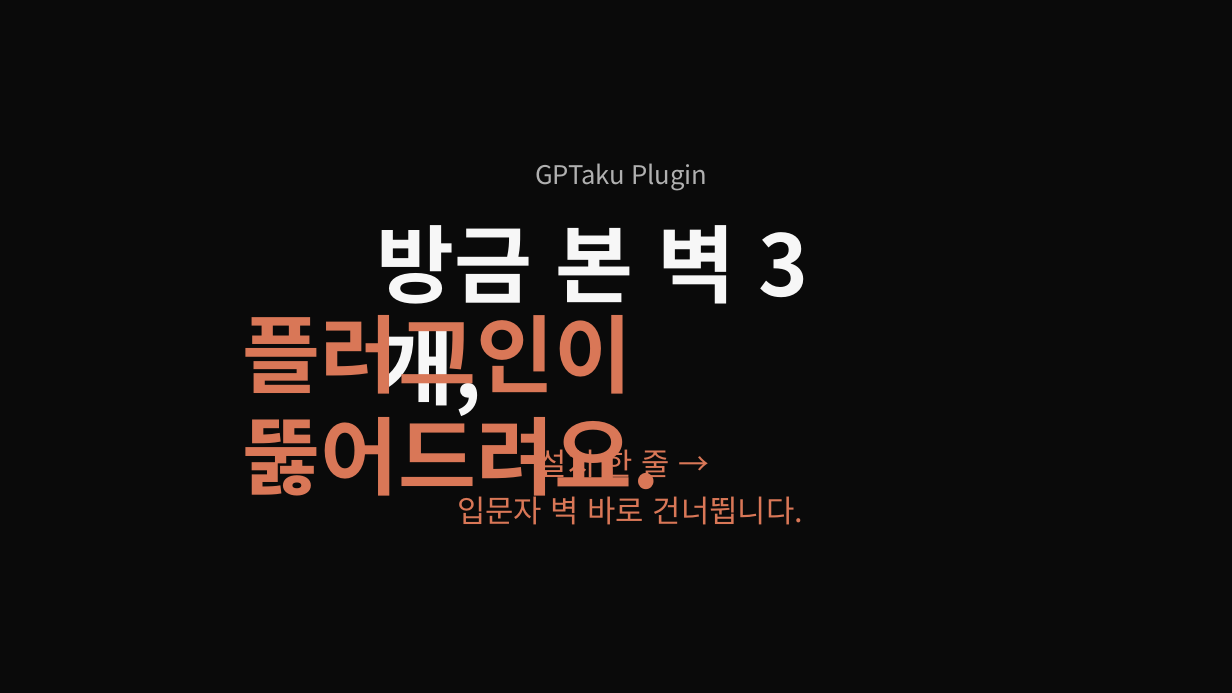
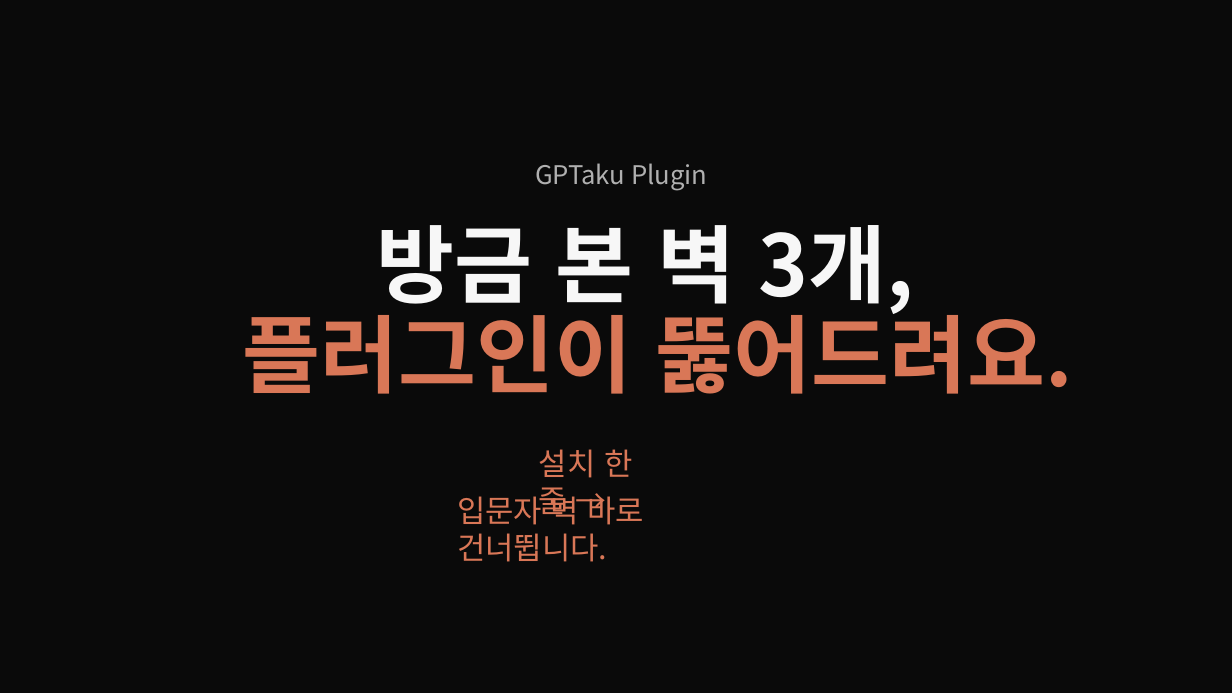
Before and after one commit to fivetaku/claude-code-skills-seminar, a slide deck: slide 11 of deck-editable.pptx. Drawn at 1232x693 pixels with LibreOffice and Linux fonts; fonts in the diff are those of the drawing. Boxes give left, top, right and bottom in pixels: in the first picture for what was removed or moved away, otherwise in the second. Text is boxed around its words. In the diff, an @@ line names an element or a change of style, - is before the commit and + after.

```diff
--- a/deck-editable.pptx
+++ b/deck-editable.pptx
@@ text "방금 본 벽 3개," rewrapped from (376, 225, 735, 318) to (376, 225, 914, 318) @@
@@ text "플러그인이 뚫어드려요." rewrapped from (243, 300, 660, 509) to (243, 300, 1073, 394) @@
@@ text "설치 한 줄 →" rewrapped from (539, 444, 669, 484) to (539, 449, 632, 517) @@
@@ text "입문자 벽 바로 건너뜁니다." rewrapped from (457, 490, 803, 525) to (457, 490, 645, 562) @@
```
Also in this commit, not shown: 15 other slides changed, 3 other files.
